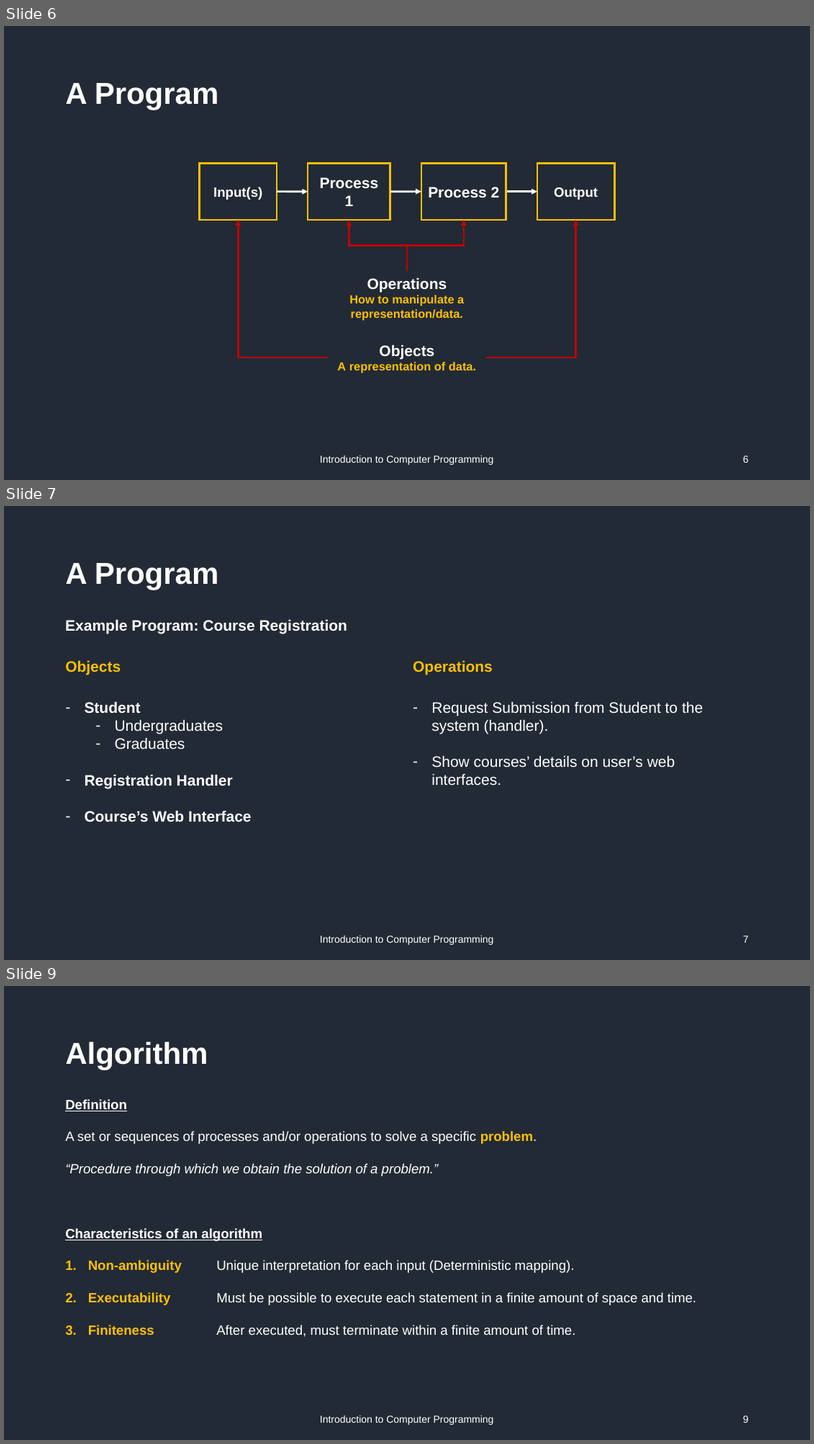
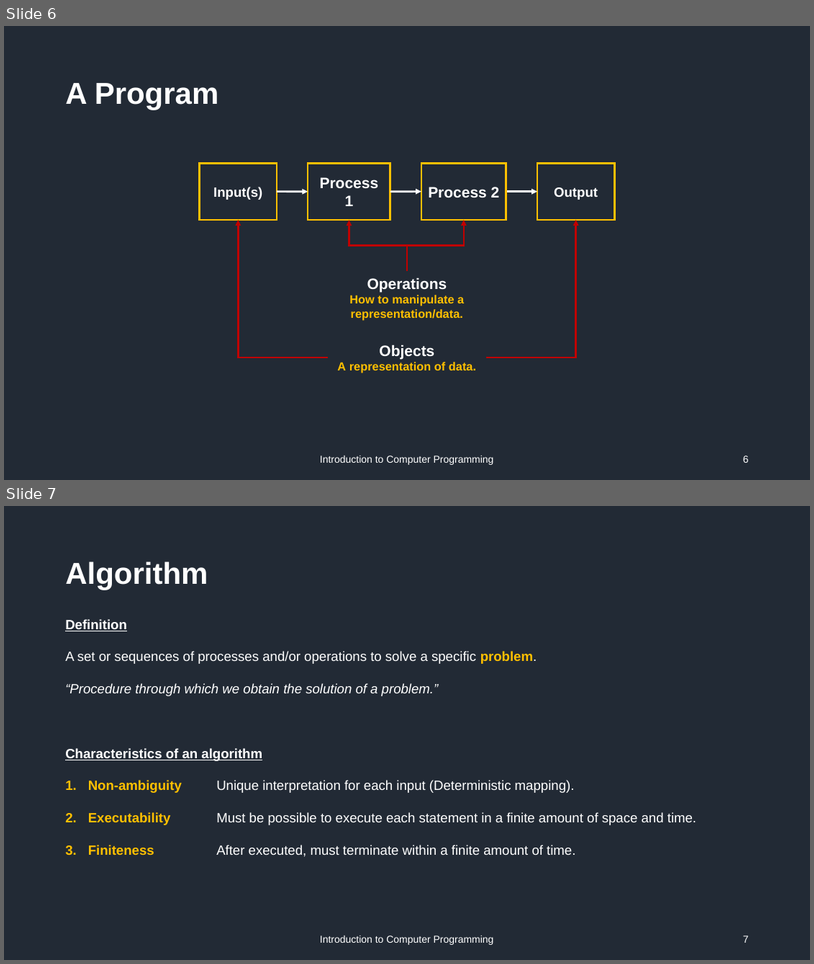
Before and after one commit to vtneil/course-comp101, a slide deck: ppt/Week01_Introduction.pptx. Shown one above the other, each under a label of ours: slides 6, 7 and 9 before the commit, slides 6 and 7 after it; the slides between them are not shown. The pictures are 814x1444 and 814x964 pixels, drawn with LibreOffice and Linux fonts; fonts in the diff are those of the drawing. Boxes give left, top, right and bottom in pixels: in the first picture for what was removed or moved away, otherwise in the second. Text is boxed around its words. In the diff, an @@ line names an element or a change of style, - is before the commit and + after.

```diff
--- a/ppt/Week01_Introduction.pptx
+++ b/ppt/Week01_Introduction.pptx
@@ slide 7 removed at (4, 506, 810, 960), background #222A35 @@
@@ title removed at (65, 563, 219, 590) @@
-A Program
@@ text removed at (65, 619, 347, 633) @@
-Example Program: Course Registration
@@ text removed at (65, 660, 121, 674) @@
-Objects
@@ text removed at (413, 660, 493, 674) @@
-Operations
@@ text removed at (85, 701, 251, 822) @@
-– Student
-  – Undergraduates
-  – Graduates
-– Registration Handler
-– Course’s Web Interface
@@ text removed at (432, 701, 703, 785) @@
-– Request Submission from Student to the system (handler).
-– Show courses’ details on user’s web interfaces.
@@ text removed at (320, 935, 494, 944) @@
-Introduction to Computer Programming
@@ page number removed at (743, 935, 749, 942) @@
-7
@@ what was slide 9 is now slide 7 @@
@@ page number at (743, 935, 749, 942): text changed @@
-9
+7
```
Also in this commit, not shown: 6 slides changed, 4 slides added, 1 other slide removed, 17 other files.
